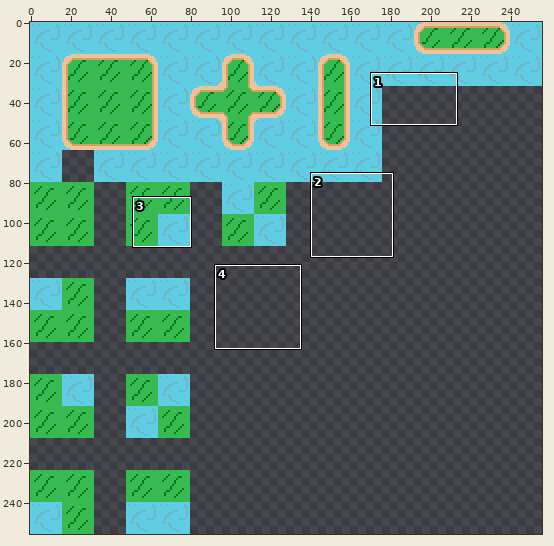
Pixel-art file -- textures/land_tilemap.aseprite. Above: a wide view before the commit, with the close-up outlined.
Close-up. Before the commit:
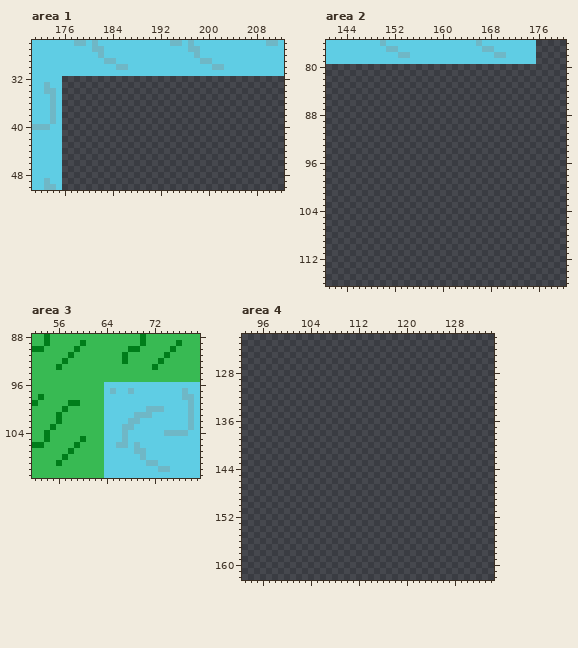
256x256 pixels, 1 frame. Shown: area 1: x 171..212, y 26..50; area 2: x 141..180, y 76..116; area 3: x 52..79, y 88..111; area 4: x 93..134, y 122..162. The commit also changed other parts of the picture, which this record leaves out.
Once edited:
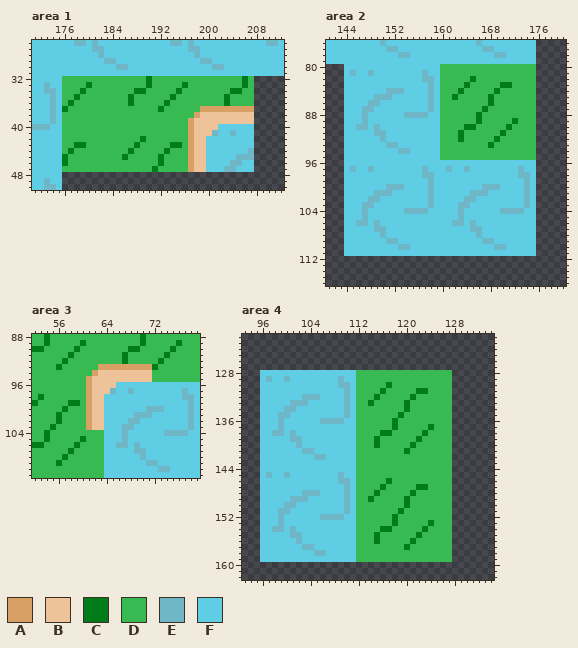
Palette (. is transparent): A #d9a066  B #eec39a  C #007d1a  D #38ba53  E #6fb7c6  F #5fcde4
Change:
--- area 1
@@ x 171..212 @@
 31 FFFFFFFFFFFFFFFFFFFFFFFFFFFFFFFFFFFFFFFFFF
-32 FFFFF.....................................
-33 FFEFF.....................................
-34 FFEEF.....................................
-35 FFFEF.....................................
-36 FFFEF.....................................
-37 FFFEF.....................................
-38 FFFEF.....................................
-39 FFFEF.....................................
-40 EEEFF.....................................
-41 FFFFF.....................................
-42 FFFFF.....................................
-43 FFFFF.....................................
-44 FFFFF.....................................
-45 FFFFF.....................................
-46 FFFFF.....................................
-47 FFFFF.....................................
+32 FFFFFDDDDDDDDDDDDDDCDDDDDDDDDDDDDDDCD.....
+33 FFEFFDDDDCDDDDDDDDDCDDDDDCDDDDDDDDDCD.....
+34 FFEEFDDDCDDDDDDDDCCDDDDDCDDDDDDDDCCDD.....
+35 FFFEFDDCDDDDDDDDCDDDDDDCDDDDDDDDCDDDD.....
+36 FFFEFDCDDDDDDDDDCDDDDDCDDDDDDDDDCDDDD.....
+37 FFFEFCDDDDDDDDDDDDDDDCDDDDDDAAAAAAAAA.....
+38 FFFEFDDDDDDDDDDDDDDDDDDDDDDABBBBBBBBB.....
+39 FFFEFDDDDDDDDDDDDDDDDDDDDDABBBBBBBBBB.....
+40 EEEFFDDDDDDDDDDDDDDDDDDDDDABBBBFFFFFF.....
+41 FFFFFDDDDDDDDDDDDDDDDDDDDDABBBEFFEFFF.....
+42 FFFFFDDDDDDDDDDDDDCDDDDDDDABBFFFFFFFF.....
+43 FFFFFDDCCDDDDDDDDCDDDDDCCDABBFFFFFFFF.....
+44 FFFFFDCDDDDDDDDDCDDDDDCDDDABBFFFFFFFE.....
+45 FFFFFCDDDDDDDDDCDDDDDCDDDDABBFFFFFEEE.....
+46 FFFFFCDDDDDDDDDDDDDDDCDDDDABBFFFFEEFF.....
+47 FFFFFDDDDDDDDDDDDDDDCDDDDDABBFFFEEFFF.....
 48 FFFFF.....................................
--- area 2
@@ x 141..180 @@
  79 FFFFFFFFFFFFFFFFFFFFFFFFFFFFFFFFFFF.....
- 80 ........................................
- 81 ........................................
- 82 ........................................
- 83 ........................................
- 84 ........................................
- 85 ........................................
- 86 ........................................
- 87 ........................................
- 88 ........................................
- 89 ........................................
- 90 ........................................
- 91 ........................................
- 92 ........................................
- 93 ........................................
- 94 ........................................
- 95 ........................................
- 96 ........................................
- 97 ........................................
- 98 ........................................
- 99 ........................................
-100 ........................................
-101 ........................................
-102 ........................................
-103 ........................................
-104 ........................................
-105 ........................................
-106 ........................................
-107 ........................................
-108 ........................................
-109 ........................................
-110 ........................................
-111 ........................................
+ 80 ...FFFFFFFFFFFFFFFFDDDDDDDDDDDDDDDD.....
+ 81 ...FEFFEFFFFFFFFEFFDDDDDDDDDDDDDDDD.....
+ 82 ...FFFFFFFFFFFFFEEFDDDDDCDDDDDDDDDD.....
+ 83 ...FFFFFFFFFFFFFFEFDDDDCDDDDDCCDDDD.....
+ 84 ...FFFFFFFEEEFFFFEFDDDCDDDDDCDDDDDD.....
+ 85 ...FFFFFEEEFFFFFFEFDDCDDDDDCDDDDDDD.....
+ 86 ...FFFFEEFFFFFFFFEFDDDDDDDDCDDDDDDD.....
+ 87 ...FFFEEFFFFFFFFFEFDDDDDDDCDDDDDDDD.....
+ 88 ...FFFEFFFFFFEEEEFFDDDDDDCDDDDDDDDD.....
+ 89 ...FFFEFFFFFFFFFFFFDDDDDDCDDDDDCDDD.....
+ 90 ...FFEEFEFFFFFFFFFFDDDDCCDDDDDCDDDD.....
+ 91 ...FFFFFEEFFFFFFFFFDDDCDDDDDDCDDDDD.....
+ 92 ...FFFFFFEFFFFFFFFFDDDCDDDDDCDDDDDD.....
+ 93 ...FFFFFFFEEFFFFFFFDDDDDDDDCDDDDDDD.....
+ 94 ...FFFFFFFFFEEFFFFFDDDDDDDDDDDDDDDD.....
+ 95 ...FFFFFFFFFFFFFFFFDDDDDDDDDDDDDDDD.....
+ 96 ...FFFFFFFFFFFFFFFFFFFFFFFFFFFFFFFF.....
+ 97 ...FEFFEFFFFFFFFEFFFEFFEFFFFFFFFEFF.....
+ 98 ...FFFFFFFFFFFFFEEFFFFFFFFFFFFFFEEF.....
+ 99 ...FFFFFFFFFFFFFFEFFFFFFFFFFFFFFFEF.....
+100 ...FFFFFFFEEEFFFFEFFFFFFFFEEEFFFFEF.....
+101 ...FFFFFEEEFFFFFFEFFFFFFEEEFFFFFFEF.....
+102 ...FFFFEEFFFFFFFFEFFFFFEEFFFFFFFFEF.....
+103 ...FFFEEFFFFFFFFFEFFFFEEFFFFFFFFFEF.....
+104 ...FFFEFFFFFFEEEEFFFFFEFFFFFFEEEEFF.....
+105 ...FFFEFFFFFFFFFFFFFFFEFFFFFFFFFFFF.....
+106 ...FFEEFEFFFFFFFFFFFFEEFEFFFFFFFFFF.....
+107 ...FFFFFEEFFFFFFFFFFFFFFEEFFFFFFFFF.....
+108 ...FFFFFFEFFFFFFFFFFFFFFFEFFFFFFFFF.....
+109 ...FFFFFFFEEFFFFFFFFFFFFFFEEFFFFFFF.....
+110 ...FFFFFFFFFEEFFFFFFFFFFFFFFEEFFFFF.....
+111 ...FFFFFFFFFFFFFFFFFFFFFFFFFFFFFFFF.....
 112 ........................................
--- area 3
@@ x 59..73 @@
  92 DDDDDDDDCDDDDDC
- 93 DDDDDDDDDDDDDCD
- 94 DDDDDDDDDDDDDDD
- 95 DDDDDDDDDDDDDDD
- 96 DDDDDFFFFFFFFFF
- 97 DDDDDFEFFEFFFFF
- 98 DDDDDFFFFFFFFFF
- 99 CDDDDFFFFFFFFFF
-100 DDDDDFFFFFFFEEE
-101 DDDDDFFFFFEEEFF
-102 DDDDDFFFFEEFFFF
-103 DDDDDFFFEEFFFFF
+ 93 DDDDAAAAAAAAACD
+ 94 DDDABBBBBBBBBDD
+ 95 DDABBBBBBBBBBDD
+ 96 DDABBBBFFFFFFFF
+ 97 DDABBBEFFEFFFFF
+ 98 DDABBFFFFFFFFFF
+ 99 CDABBFFFFFFFFFF
+100 DDABBFFFFFFFEEE
+101 DDABBFFFFFEEEFF
+102 DDABBFFFFEEFFFF
+103 DDABBFFFEEFFFFF
 104 DDDDDFFFEFFFFFF
--- area 4
@@ x 93..134 @@
 127 ..........................................
-128 ..........................................
-129 ..........................................
-130 ..........................................
-131 ..........................................
-132 ..........................................
-133 ..........................................
-134 ..........................................
-135 ..........................................
-136 ..........................................
-137 ..........................................
-138 ..........................................
-139 ..........................................
-140 ..........................................
-141 ..........................................
-142 ..........................................
-143 ..........................................
-144 ..........................................
-145 ..........................................
-146 ..........................................
-147 ..........................................
-148 ..........................................
-149 ..........................................
-150 ..........................................
-151 ..........................................
-152 ..........................................
-153 ..........................................
-154 ..........................................
-155 ..........................................
-156 ..........................................
-157 ..........................................
-158 ..........................................
-159 ..........................................
+128 ...FFFFFFFFFFFFFFFFDDDDDDDDDDDDDDDD.......
+129 ...FEFFEFFFFFFFFEFFDDDDDDDDDDDDDDDD.......
+130 ...FFFFFFFFFFFFFEEFDDDDDCDDDDDDDDDD.......
+131 ...FFFFFFFFFFFFFFEFDDDDCDDDDDCCDDDD.......
+132 ...FFFFFFFEEEFFFFEFDDDCDDDDDCDDDDDD.......
+133 ...FFFFFEEEFFFFFFEFDDCDDDDDCDDDDDDD.......
+134 ...FFFFEEFFFFFFFFEFDDDDDDDDCDDDDDDD.......
+135 ...FFFEEFFFFFFFFFEFDDDDDDDCDDDDDDDD.......
+136 ...FFFEFFFFFFEEEEFFDDDDDDCDDDDDDDDD.......
+137 ...FFFEFFFFFFFFFFFFDDDDDDCDDDDDCDDD.......
+138 ...FFEEFEFFFFFFFFFFDDDDCCDDDDDCDDDD.......
+139 ...FFFFFEEFFFFFFFFFDDDCDDDDDDCDDDDD.......
+140 ...FFFFFFEFFFFFFFFFDDDCDDDDDCDDDDDD.......
+141 ...FFFFFFFEEFFFFFFFDDDDDDDDCDDDDDDD.......
+142 ...FFFFFFFFFEEFFFFFDDDDDDDDDDDDDDDD.......
+143 ...FFFFFFFFFFFFFFFFDDDDDDDDDDDDDDDD.......
+144 ...FFFFFFFFFFFFFFFFDDDDDDDDDDDDDDDD.......
+145 ...FEFFEFFFFFFFFEFFDDDDDDDDDDDDDDDD.......
+146 ...FFFFFFFFFFFFFEEFDDDDDCDDDDDDDDDD.......
+147 ...FFFFFFFFFFFFFFEFDDDDCDDDDDCCDDDD.......
+148 ...FFFFFFFEEEFFFFEFDDDCDDDDDCDDDDDD.......
+149 ...FFFFFEEEFFFFFFEFDDCDDDDDCDDDDDDD.......
+150 ...FFFFEEFFFFFFFFEFDDDDDDDDCDDDDDDD.......
+151 ...FFFEEFFFFFFFFFEFDDDDDDDCDDDDDDDD.......
+152 ...FFFEFFFFFFEEEEFFDDDDDDCDDDDDDDDD.......
+153 ...FFFEFFFFFFFFFFFFDDDDDDCDDDDDCDDD.......
+154 ...FFEEFEFFFFFFFFFFDDDDCCDDDDDCDDDD.......
+155 ...FFFFFEEFFFFFFFFFDDDCDDDDDDCDDDDD.......
+156 ...FFFFFFEFFFFFFFFFDDDCDDDDDCDDDDDD.......
+157 ...FFFFFFFEEFFFFFFFDDDDDDDDCDDDDDDD.......
+158 ...FFFFFFFFFEEFFFFFDDDDDDDDDDDDDDDD.......
+159 ...FFFFFFFFFFFFFFFFDDDDDDDDDDDDDDDD.......
 160 ..........................................
